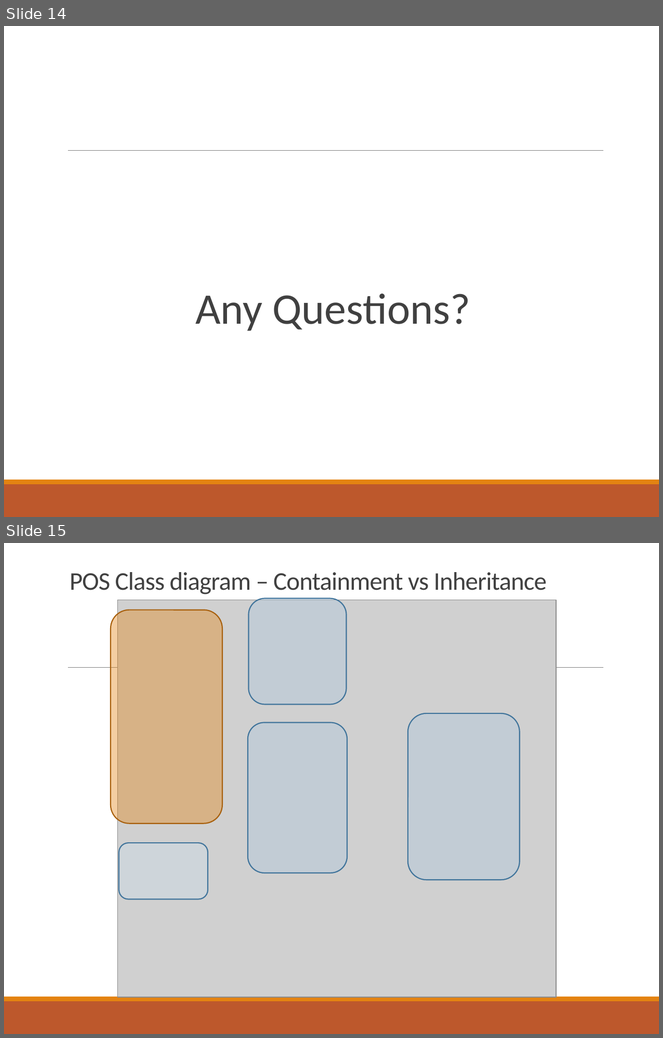
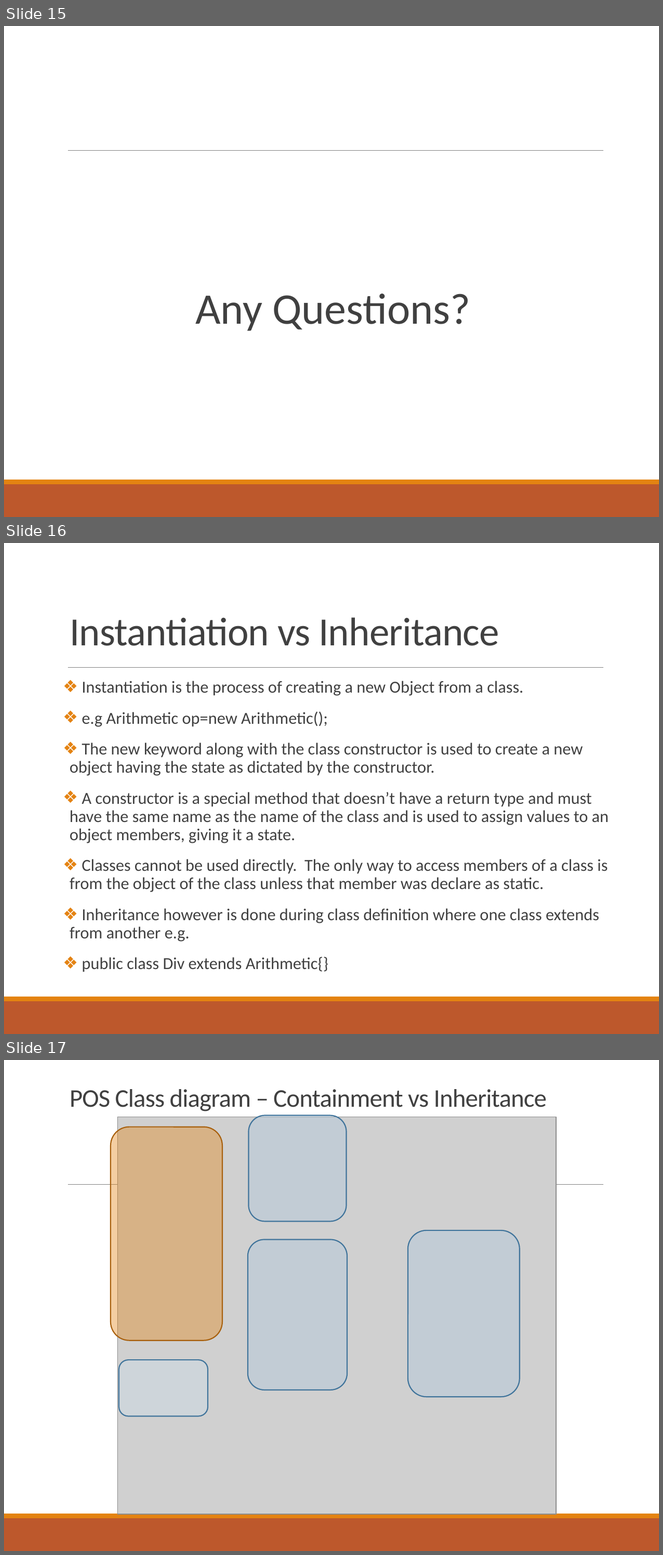
Before and after one commit to deeperj/dillinger, a slide deck: thesis/ukapp2/wqu_isc/sofware_design/Javabc04.pptx. Shown one above the other, each under a label of ours: slides 14 and 15 before the commit, slides 15, 16 and 17 after it. The pictures are 663x1038 and 663x1555 pixels, drawn with LibreOffice and Linux fonts; fonts in the diff are those of the drawing; grey boxes stand for pictures. Boxes give left, top, right and bottom in pixels: in the first picture for what was removed or moved away, otherwise in the second. Text is boxed around its words. In the diff, an @@ line names an element or a change of style, - is before the commit and + after.

```diff
--- a/thesis/ukapp2/wqu_isc/sofware_design/Javabc04.pptx
+++ b/thesis/ukapp2/wqu_isc/sofware_design/Javabc04.pptx
@@ slide 16 added at (x1=4, y1=543, x2=659, y2=1034), background #FFFFFF; not listed: 3 template elements that a slide beside it also shows @@
@@ title added at (x1=70, y1=617, x2=500, y2=646), 44 pt, text #404040 @@
+Instantiation vs Inheritance
@@ text added at (x1=70, y1=681, x2=609, y2=973), 18.5 pt, text #404040 @@
+❖ Instantiation is the process of creating a new Object from a class.
+❖ e.g Arithmetic op=new Arithmetic();
+❖ The new keyword along with the class constructor is used to create a new object having the state as dictated by the constructor.
+❖ A constructor is a special method that doesn’t have a return type and must have the same name as the name of the class and is used to assign values to an object members, giving it a state.
+❖ Classes cannot be used directly. The only way to access members of a class is from the object of the class unless that member was declare as static.
+❖ Inheritance however is done during class definition where one class extends from another e.g.
+❖ public class Div extends Arithmetic{}
@@ what was slide 14 is now slide 15 @@
@@ what was slide 15 is now slide 17 @@
```
Also in this commit, not shown: 2 slides changed, 1 other slide added, 5 other files.
